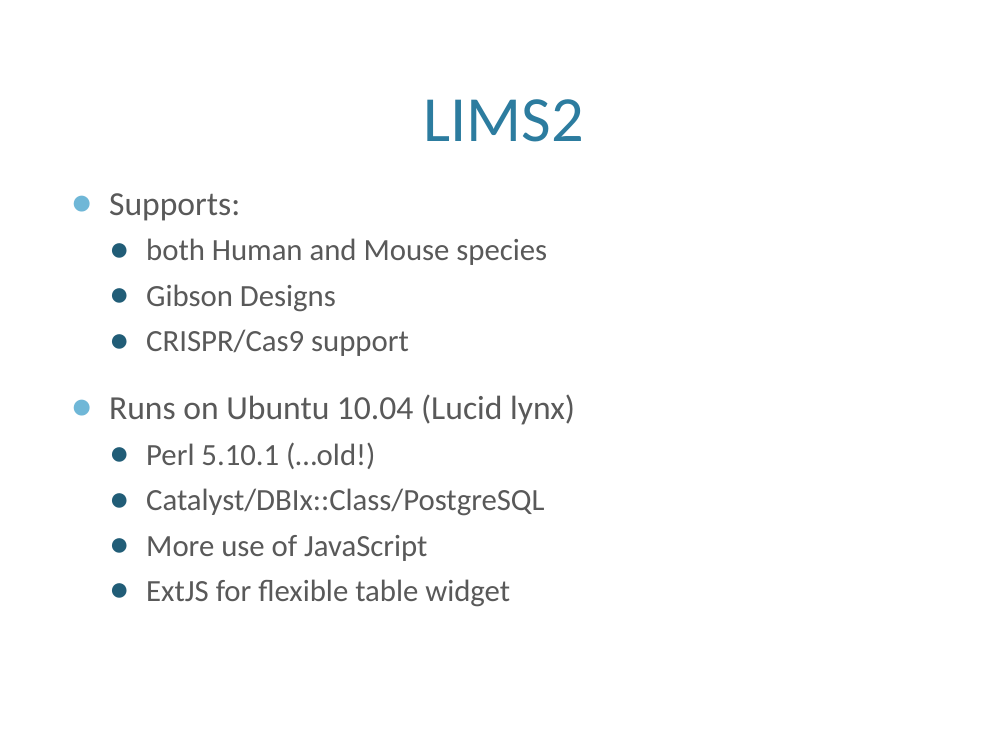
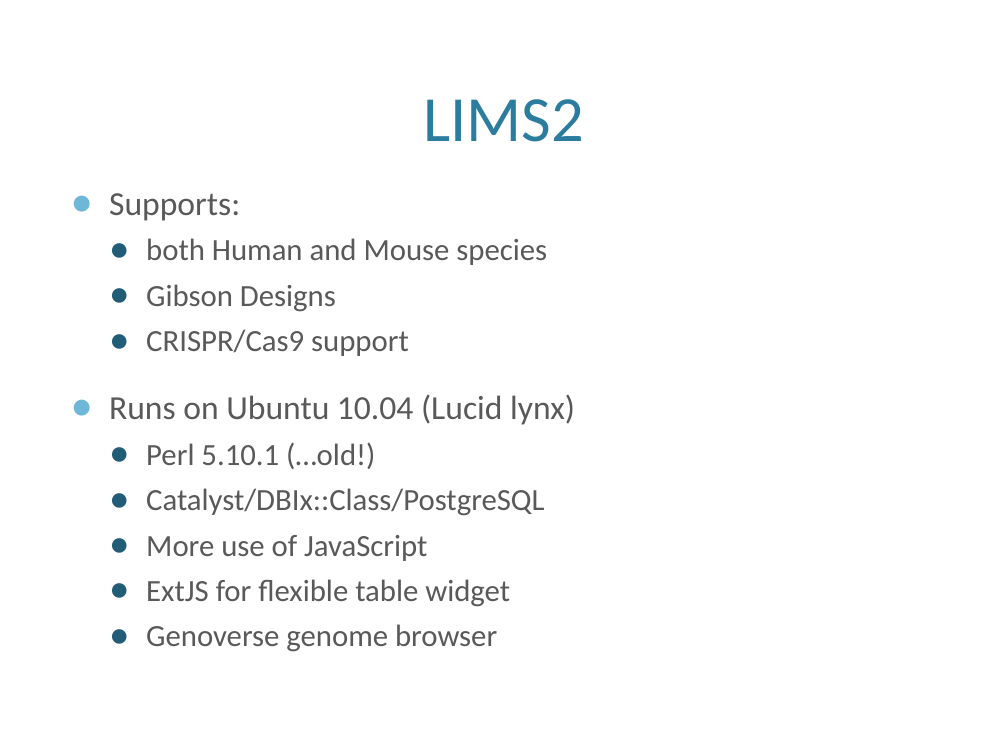
Before and after one commit to htgt/Docs, a slide deck: slide 7 of IMG-2015.pptx (slide 6 before the commit). Drawn at 1008x756 pixels with LibreOffice and Linux fonts; fonts in the diff are those of the drawing; background and template pictures are left out. Boxes give left, top, right and bottom in pixels: in the first picture for what was removed or moved away, otherwise in the second. Text is boxed around its words. In the diff, an @@ line names an element or a change of style, - is before the commit and + after.

```diff
--- a/IMG-2015.pptx
+++ b/IMG-2015.pptx
@@ text at bbox=[146, 624, 497, 652]: paragraph added @@
+  ● Genoverse genome browser
```
Also in this commit, not shown: 4 other slides changed, 8 slides added.
